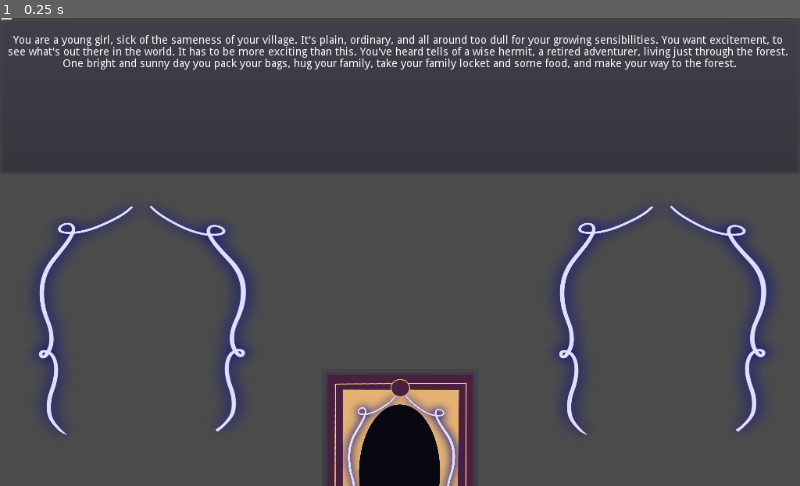
Above: before the commit, frame 1.
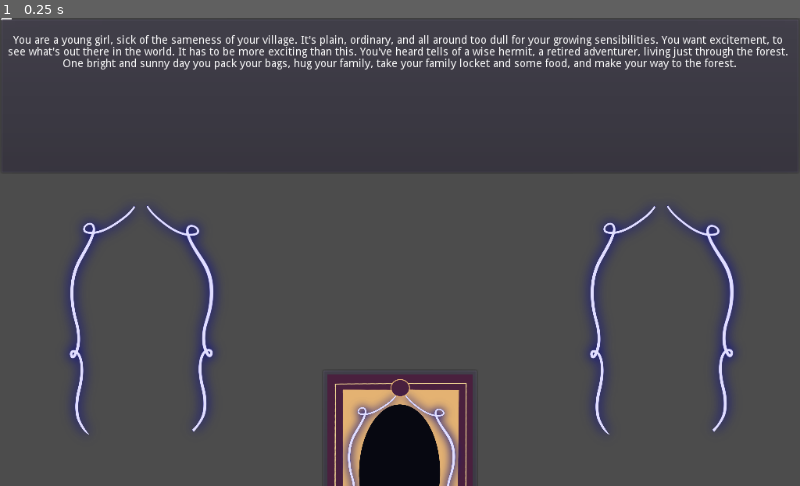
Above: after the commit, the same moment.

Repository: AngelOnFira/ggj-2022
Game: Godot game, scene res://Main.tscn
Same seed, same stepped clock (60 frames per second), same inputs: the game is played once before the commit and once after it.
Inputs:
- Up to frame 1 (0.25 s): no input

The runs differ from the first frame. In frame 1, 3.4% of the frame differs, in the area x 4-97%, y 39-90%.

Commit message:
Edit Decition Area
- stretch to aspect area

Diff:
--- a/DecisionArea.tscn
+++ b/DecisionArea.tscn
@@ -20,6 +20,7 @@
 anchor_bottom = 1.0
 texture = ExtResource( 2 )
 expand = true
+stretch_mode = 6
 
 [connection signal="mouse_entered" from="." to="." method="_on_DecisionArea_mouse_entered"]
 [connection signal="mouse_exited" from="." to="." method="_on_DecisionArea_mouse_exited"]
